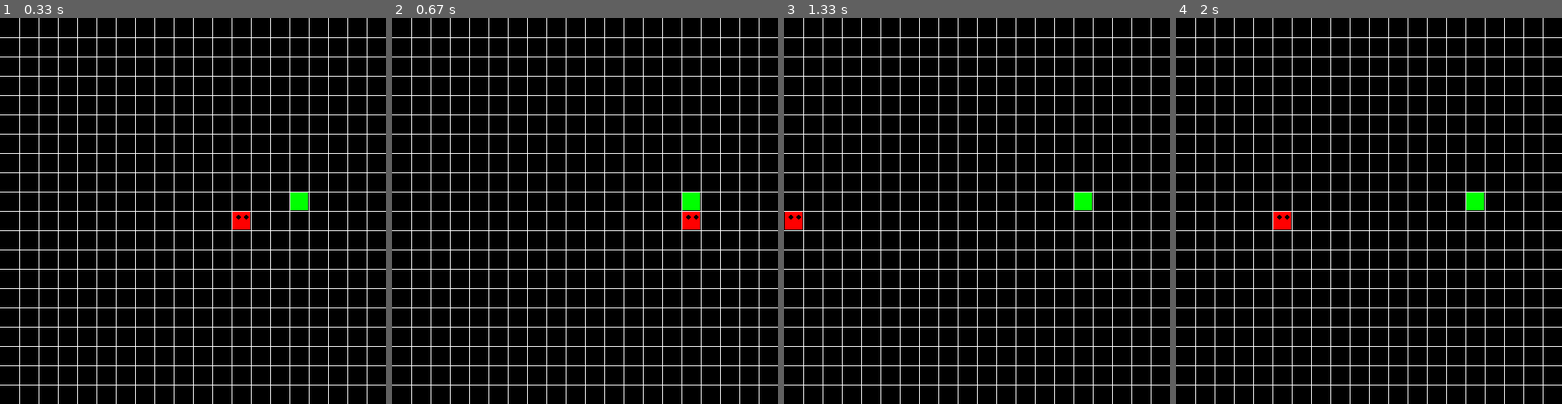
Above: before the commit, frames 1-4 (left to right).
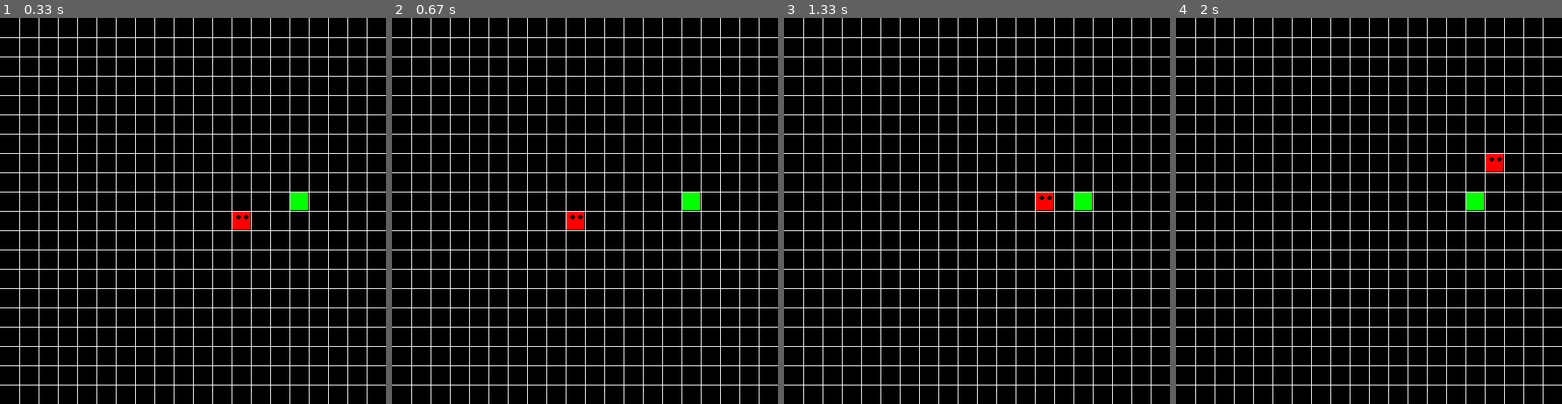
Above: after the commit, the same moments.

Repository: smv1999/Games
Game: pygame game, started from snake.py
Two runs of this game, one before a commit and one after it. Both use one fixed random seed, a clock stepped at 60 frames per second and the inputs below.
Inputs:
- Up to frame 1 (0.33 s): no input
- Up to frame 2 (0.67 s): tap A at 0.33 s
- Up to frame 3 (1.33 s): hold Right 0.67-1.13 s; hold W from 1.17 s (still down)
- Up to frame 4 (2 s): release W at 1.48 s; hold Right 1.52-1.98 s

Frame 1 is identical in both runs. In frame 2, 0.4% of the frame differs, in the area x 45-80%, y 50-55%; in frame 3, 0.4%; in frame 4, 0.4%.

Commit message:
Update snake.py

Diff:
--- a/snake.py
+++ b/snake.py
@@ -3,6 +3,8 @@
 import math
 import tkinter as tk
 from tkinter import messagebox
+
+pygame.init()
 
 class cube(object):
     rows = 20
@@ -47,22 +49,22 @@
             keys = pygame.key.get_pressed()
 
             for key in keys:
-                if keys[pygame.K_LEFT]:
+                if keys[pygame.K_LEFT] or keys[pygame.K_a]:
                     self.dirnx = -1
                     self.dirny = 0
                     self.turns[self.head.pos[:]] = [self.dirnx, self.dirny]
 
-                elif keys[pygame.K_RIGHT]:
+                elif keys[pygame.K_RIGHT] or keys[pygame.K_d]:
                     self.dirnx = 1
                     self.dirny = 0
                     self.turns[self.head.pos[:]] = [self.dirnx, self.dirny]
 
-                elif keys[pygame.K_UP]:
+                elif keys[pygame.K_UP] or keys[pygame.K_w]:
                     self.dirnx = 0
                     self.dirny = -1
                     self.turns[self.head.pos[:]] = [self.dirnx, self.dirny]
 
-                elif keys[pygame.K_DOWN]:
+                elif keys[pygame.K_s] or keys[pygame.K_DOWN]:
                     self.dirnx = 0
                     self.dirny = 1
                     self.turns[self.head.pos[:]] = [self.dirnx, self.dirny]
@@ -158,6 +160,7 @@
     width = 500
     rows = 20
     win = pygame.display.set_mode((width, width))
+    pygame.display.set_caption('Snake Game')
     s =  snake((255, 0, 0),(10,10))
     snack = cube(randomSnack(rows, s), color=(0,255,0))
     flag = True
@@ -165,6 +168,7 @@
     clock = pygame.time.Clock()
 
     while flag:
+
         pygame.time.delay(80)
         clock.tick(8)
         s.move()
